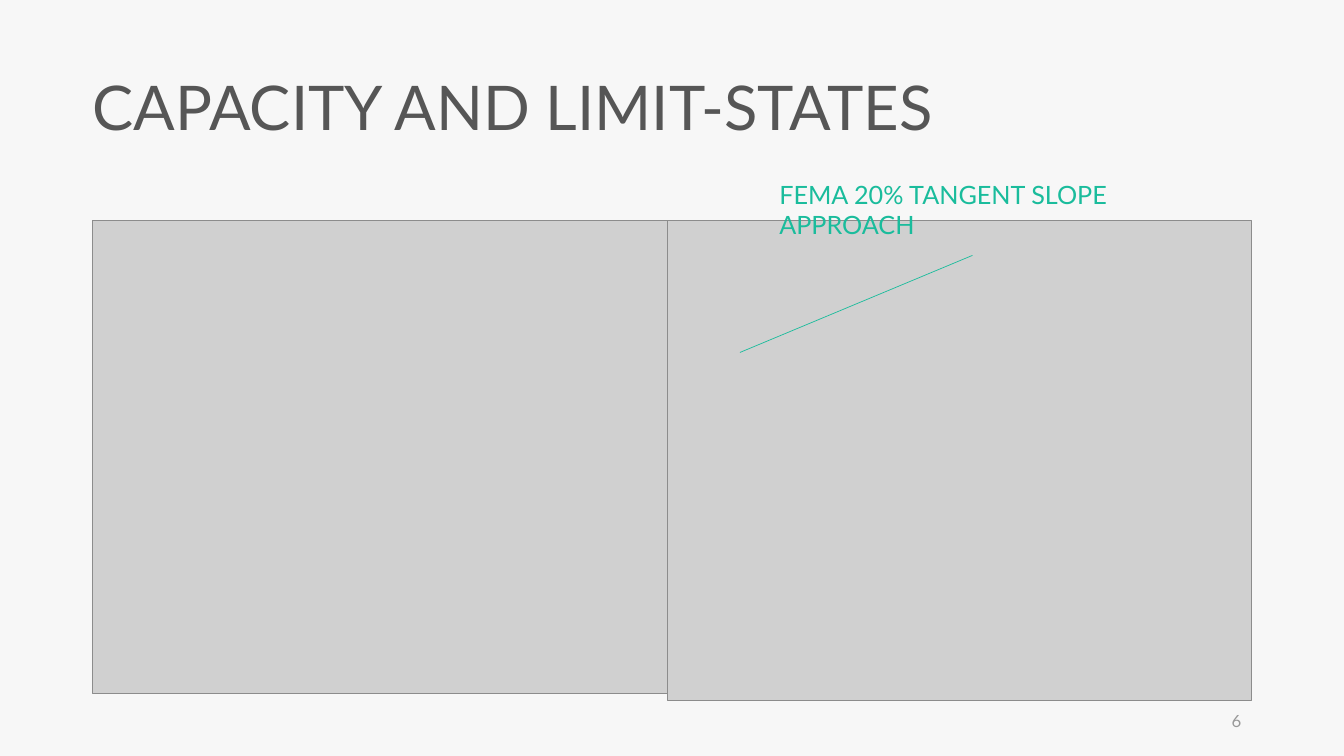
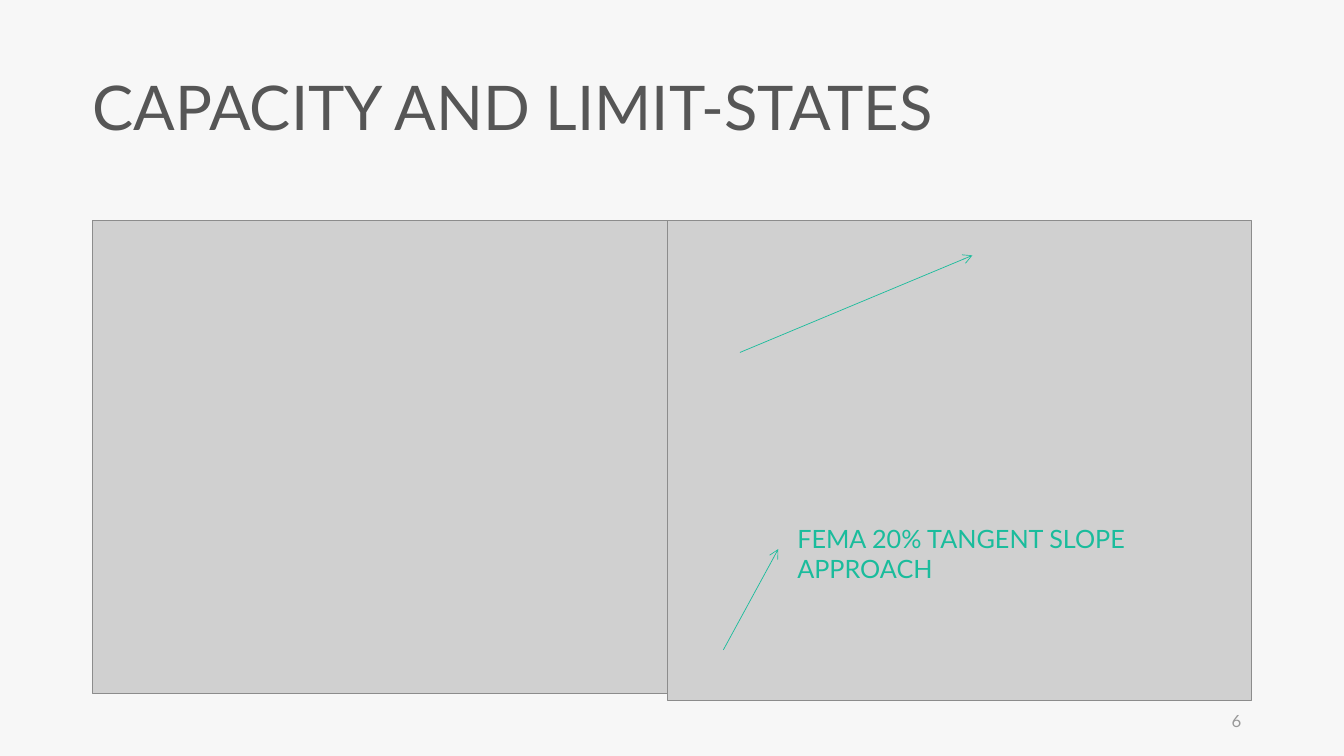
Before and after one commit to skyran1278/VbaProject, a slide deck: slide 6 of 20180126_SmartSplice/20180901_Meeting/Incremental dynamic analysis.pptx. Drawn at 1344x756 pixels with LibreOffice and Linux fonts; fonts in the diff are those of the drawing; grey boxes stand for pictures. Boxes give left, top, right and bottom in pixels: in the first picture for what was removed or moved away, otherwise in the second. Text is boxed around its words. In the diff, an @@ line names an element or a change of style, - is before the commit and + after.

```diff
--- a/20180126_SmartSplice/20180901_Meeting/Incremental dynamic analysis.pptx
+++ b/20180126_SmartSplice/20180901_Meeting/Incremental dynamic analysis.pptx
@@ line (740, 353) - (973, 255): line to arrow @@
@@ text "FEMA 20% TANGENT SLOPE APPROACH": place and size @@
-text "FEMA 20% TANGENT SLOPE APPROACH" at (779,185,1107,234)
+text "FEMA 20% TANGENT SLOPE APPROACH" at (797,529,1125,578)
@@ arrow added from (724, 650) to (778, 549), #1ABC9C 0.5 pt @@
```
Also in this commit, not shown: 7 other slides changed, 5 slides added, 7 slides removed, 1 other file.
